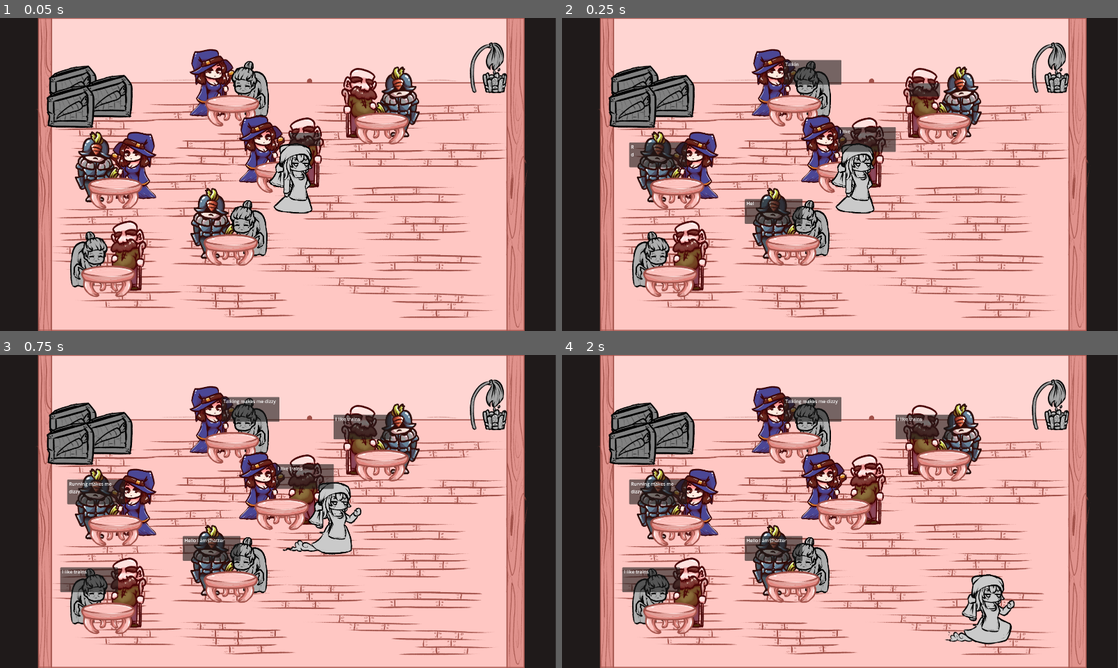
Above: before the commit, frames 1-4 (two rows, left to right).
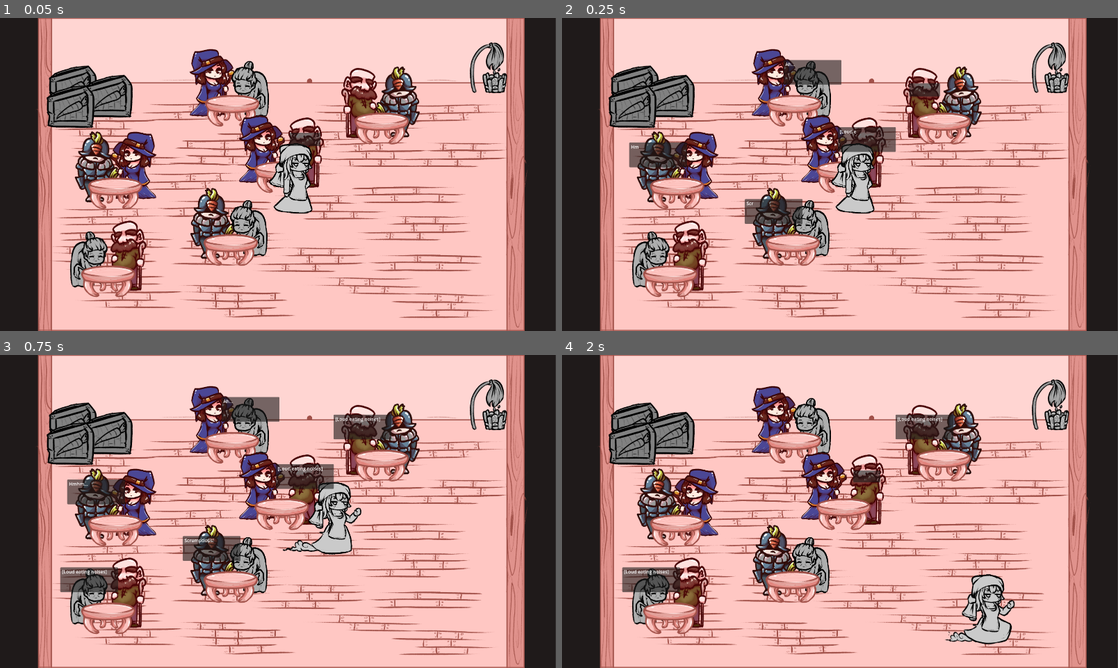
Above: after the commit, the same moments.

Repository: Zettexe/game-jam-dvd-2
Game: Godot game, scene res://test_scene.tscn
Same seed, same stepped clock (60 frames per second), same inputs: the game is played once before the commit and once after it.
Inputs:
- Up to frame 1 (0.05 s): no input
- Up to frame 2 (0.25 s): no input
- Up to frame 3 (0.75 s): hold D (move_right) from 0.53 s (still down); tap E (interact) at 0.6 s
- Up to frame 4 (2 s): release D (move_right) at 1.28 s; hold S (move_down) from 1.28 s (still down); tap E (interact) at 1.35 s

Frame 1 is identical in both runs. In frame 2, less than 0.1% of the frame differs, in the area x 12-53%, y 14-60%; in frame 3, 0.4%; in frame 4, 2.2%, in the area x 11-69%, y 13-71%.

Commit message:
Chatter and Intro Dialogue

Diff:
--- a/Scripts/DialogueData.gd
+++ b/Scripts/DialogueData.gd
@@ -1,33 +1,90 @@
 extends Node
 
-enum Character { CHARACTER_1, CHARACTER_2 } # Rename this to the characters name
+enum Character { MC, WITCH, NARRATOR, MCAT, BOSS, GUARD, ELDERLY, GRANDMA } # Rename this to the characters name
 
 const CHARACTER_NAME = {
-	Character.CHARACTER_1: "Character 1",
-	Character.CHARACTER_2: "Character 2",
+	Character.MC: "Natalia",
+	Character.WITCH: "Eliza",
+	Character.MCAT: "Cat",
+	Character.NARRATOR: "",
+	Character.BOSS: "Hailey",
+	Character.GUARD: "Guard",
+	Character.ELDERLY: "Elderly",
+	Character.GRANDMA: "Grandma"
 }
 
 const CHATTER = [
-	"Hello I am chatter",
-	"Chatter chatter",
-	"Talking makes me dizzy",
-	"Running makes me dizzy",
-	"I like trains",
-	"Jandy my beloved",
-	"Pickle Nagito is best boy"
+	"Scrumptious!",
+	"[Unintelligible]",
+	"Ah...",
+	"Hmhm...",
+	"[Loud eating noises]",
+	"There's a nice smell coming from the kitchen!",
+	"Ack! Almost spilled my drink..."
 ]
 
-enum ScriptedDialogue { NONE, SCRIPTED_DIALOGUE_NAME, SCRIPTED_DIALOGUE_2_NAME }
+enum ScriptedDialogue { NONE, INTRO, BATKNIFE1 }
 
 const SCRIPTED_DIALOGUE = {
-	ScriptedDialogue.SCRIPTED_DIALOGUE_NAME: [
-		{ "character": Character.CHARACTER_1, "content": "I am saying this line of dialogue" },
-		{ "character": Character.CHARACTER_1, "content": "and this line" },
-		{ "character": Character.CHARACTER_2, "content": "I am responding with this line" }
+	ScriptedDialogue.INTRO: [
+		{ "character": Character.MC, "content": "(So... This is the Cauldron. Alright...)" },
+		{ "character": Character.MC, "content": "(Now that mom's gone, I gotta work hard.)
+												(Can't live without money, after all...)
+												(And we sold the farm to pay for the meds. Can't live off that either...)" },
+		{ "character": Character.MC, "content": "(Ah, come on, Nat. It's just some innwork. How hard could it be?)" },
+		{ "character": Character.MC, "content": "(Here goes nothing.)" },
+		{ "character": Character.NARRATOR, "content": "..." },
+		{ "character": Character.NARRATOR, "content": "Some months later..." },
+		{ "character": Character.MC, "content": "(Sigh. Another day of work. Another day of mopping the floor, and stirring that damn pot, and... Ugh.)
+												(Dealing with customers.)" },
+		{ "character": Character.WITCH, "content": "Heyyyyy! Girlie! [Hic] Bring me 'nother round! ...And make it frothy, and fast!" },
+		{ "character": Character.MC, "content": "...Ma'am. It's ten in the morning. That's the twelfth—" },
+		{ "character": Character.WITCH, "content": "Silence! Howww dare you? You think you're better than me, don't you? Well I'll show you! No one gets to tell me when to shtop! If I want a damn beer I will get it myshelf!" },
+		{ "character": Character.MC, "content": "(Why do I bother...) Right, ma'am. I'll get you—" },
+		{ "character": Character.WITCH, "content": "Toooo late! I said, huh, I'll get it myself! BEGONE!" },
+		{ "character": Character.NARRATOR, "content": "The witch slams her cane into the wooden floor. A sudden gust of wind blows from its tip, the ground shaking beneath Natalia's feet. The commotion grabs the attention of the few patrons that hadn't already turned for the witch's yelling.
+													It all happens in an instant. The air feels electrified, while a purple glyph of arcane origin makes for a new backdrop for the drunk, albeit now imposing, witch.
+													There's a sudden blinding light emanating from the top of her staff, followed by an eerie ringing sound. The light focuses on a single point on the staff's tip, before turning into a beam, aimed straight at Natalia." },
+		{ "character": Character.MC, "content": "(I can't breathe...)" },
+		{ "character": Character.MC, "content": "(My chest...!)
+												(It hurts...)" },
+		{ "character": Character.NARRATOR, "content": "The patrons gasp, as the girl behind the counter had disappearead.
+													No one dared move — not even the few guards present. Who would oppose the town's witch Eliza, after all? Especially as she had no qualms about doing any of this in broad daylight.
+													Mostly because of the alcohol, for sure." },
+		{ "character": Character.NARRATOR, "content": "The horrored murmurs changed into confused bewilderments when a small cat jumped on top of the counter. Did they always have pets in here?" },
+		{ "character": Character.MCAT, "content": "Meow?" },
+		{ "character": Character.WITCH, "content": "...Huh?" },
+		{ "character": Character.WITCH, "content": "I... Huh. [Hic] Why are youuuu... a..." },
+		{ "character": Character.MCAT, "content": "Meow." },
+		{ "character": Character.WITCH, "content": "..." },
+		{ "character": Character.NARRATOR, "content": "A puff of smoke covered the kitten, and before long, there the girl was, sitting on the countertop. Confused and shaken, but none the worse for wear." },
+		{ "character": Character.WITCH, "content": "...Hhhah! Yeah! I... I meant to do exactly that!" },
+		{ "character": Character.MC, "content": "Ah... Meow head..." },
+		{ "character": Character.MC, "content": "...My head." },
+		{ "character": Character.WITCH, "content": "Never had a hungover? Hehehehe" },
+		{ "character": Character.MC, "content": "No, I don't... I don't drink." },
+		{ "character": Character.WITCH, "content": "Tsk! So you do think you're better than me!" },
+		{ "character": Character.MC, "content": "No ma'am...
+												(She just tried to murder me, and I still have to deal with all this?)" },
+		{ "character": Character.WITCH, "content": "I was right to [hic] curse you! Hehehehe" },
+		{ "character": Character.MC, "content": "Curse?" },
+		{ "character": Character.WITCH, "content": "Yesh! Hehehehe Every night for the rest of your pitiful short life! You'll do my bidding! Ohohohoho!" },
+		{ "character": Character.MC, "content": "What did... What did you do?" },
+		{ "character": Character.WITCH, "content": "What? You thought I just turned you into a cat for fun? I needed a new delivery girl! You'll do just fine!" },
+		{ "character": Character.MC, "content": "Wait, hold on—" },
+		{ "character": Character.WITCH, "content": "Ohohohoho!
+													See you tonight, pet!" },
+		{ "character": Character.MC, "content": "You! Come back here—" },
+		{ "character": Character.WITCH, "content": "Toodles!" },
+		{ "character": Character.MC, "content": "..." },
+		{ "character": Character.MC, "content": "...She's gone." },
+		{ "character": Character.MC, "content": "(Fuck. What the hell did she mean?)" },
+		{ "character": Character.MC, "content": "(I... I hope I'm fine. I feel decent right now. Chances are she did nothing...)" },
+		{ "character": Character.MC, "content": "(Ugh. Stuff to do is piling up already. I better get back to work, I don't want to be yelled at.)" }
 	],
-	ScriptedDialogue.SCRIPTED_DIALOGUE_2_NAME: [
-		{ "character": Character.CHARACTER_1, "content": "This is a different scripted dialogue" },
-		{ "character": Character.CHARACTER_2, "content": "Yay data orginization" },
-		{ "character": Character.CHARACTER_2, "content": "I cant spell for shit bro" }
+	ScriptedDialogue.BATKNIFE1: [
+		{ "character": Character.GUARD, "content": "" },
+		{ "character": Character.ELDERLY, "content": "" },
+		{ "character": Character.GUARD, "content": "" }
 	]
 }
